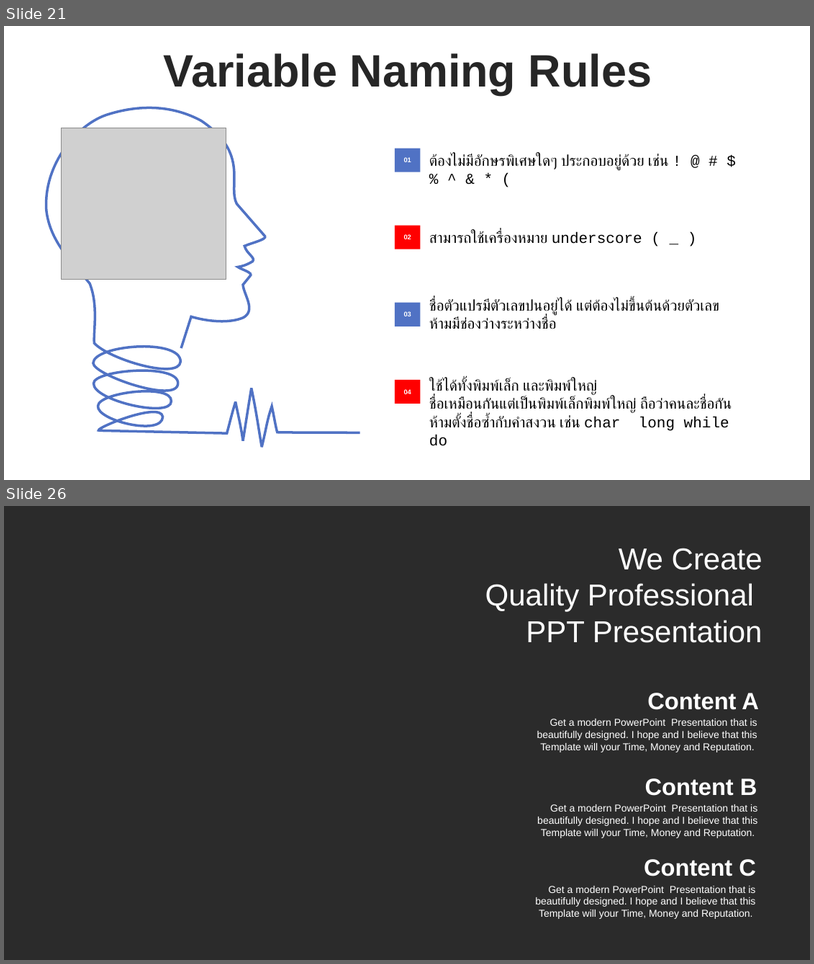
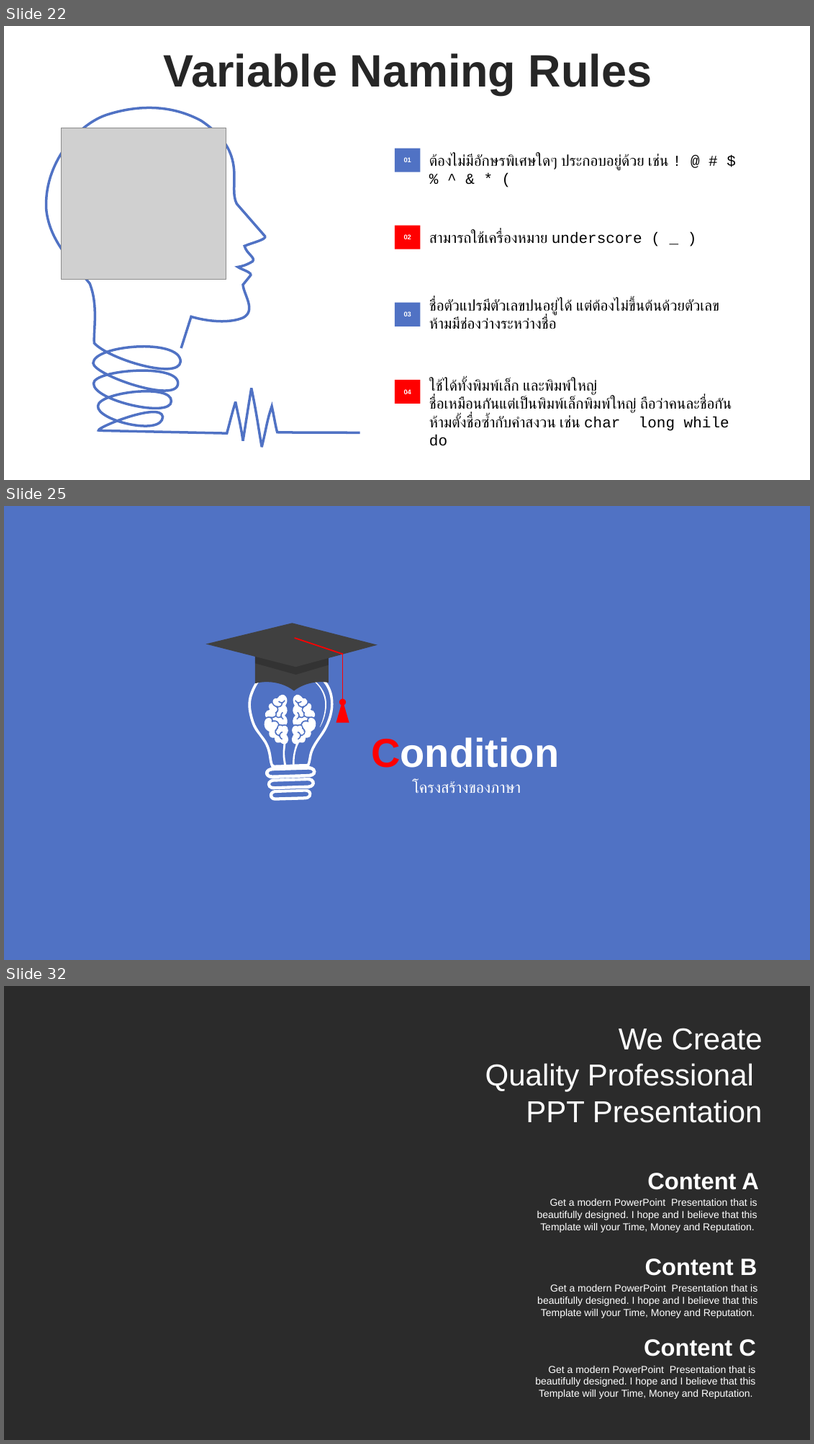
Before and after one commit to WatcharapolxFa/SolveProblemsIn-C-Language, a slide deck: LearnC/C.pptx. Shown one above the other, each under a label of ours: slides 21 and 26 before the commit, slides 22, 25 and 32 after it; the slides between them are not shown. The pictures are 814x964 and 814x1444 pixels, drawn with LibreOffice and Linux fonts; fonts in the diff are those of the drawing; grey boxes stand for pictures; background and template pictures are left out; a plain dark background stands for a picture behind light text. Boxes give left, top, right and bottom in pixels: in the first picture for what was removed or moved away, otherwise in the second. Text is boxed around its words. In the diff, an @@ line names an element or a change of style, - is before the commit and + after.

Commit message:
Completed(pptx)condition

```diff
--- a/LearnC/C.pptx
+++ b/LearnC/C.pptx
@@ slide 25 added at [4, 506, 810, 960], background #5072C4 @@
@@ group added at [206, 623, 559, 800]: 5 freeform shapes, 2 texts, 2 lines, 1 triangle, 1 ellipse @@
+Condition
+โครงสร้างของภาษา
@@ what was slide 21 is now slide 22 @@
@@ what was slide 26 is now slide 32 @@
```
Also in this commit, not shown: 1 slide changed, 9 other slides added, 3 slides removed, 2 other files.
